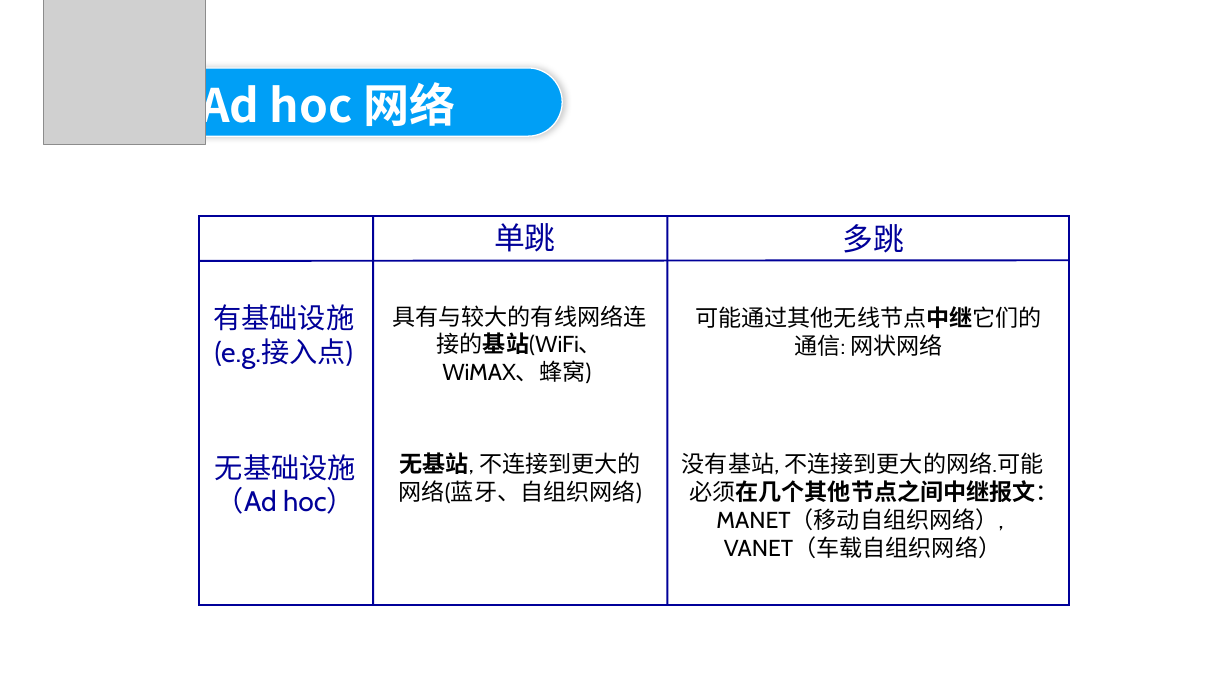
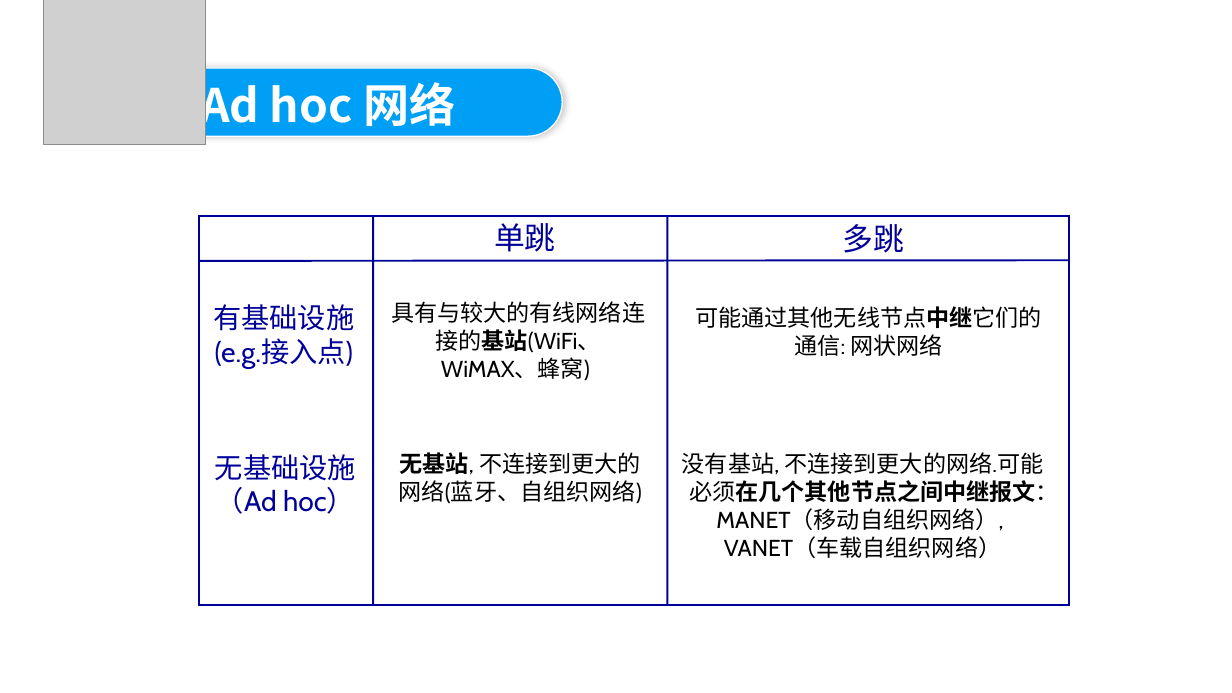
Before and after one commit to AmiyaSX/CS-COURSE-REFERENCE, a slide deck: slide 14 of Network/第7章 无线网络和移动网络（完整版）.pptx. Drawn at 1232x693 pixels with LibreOffice and Linux fonts; fonts in the diff are those of the drawing; grey boxes stand for pictures; background and template pictures are left out. Boxes give left, top, right and bottom in pixels: in the first picture for what was removed or moved away, otherwise in the second. Text is boxed around its words. In the diff, an @@ line names an element or a change of style, - is before the commit and + after.

```diff
--- a/Network/第7章 无线网络和移动网络（完整版）.pptx
+++ b/Network/第7章 无线网络和移动网络（完整版）.pptx
@@ text "具有与较大的有线网络连接的基站(WiFi、WiMAX、蜂窝)": place and size @@
-text "具有与较大的有线网络连接的基站(WiFi、WiMAX、蜂窝)" at (392,305,646,383)
+text "具有与较大的有线网络连接的基站(WiFi、WiMAX、蜂窝)" at (391,301,645,380)
```
Also in this commit, not shown: 11 other slides changed, 14 other files.
